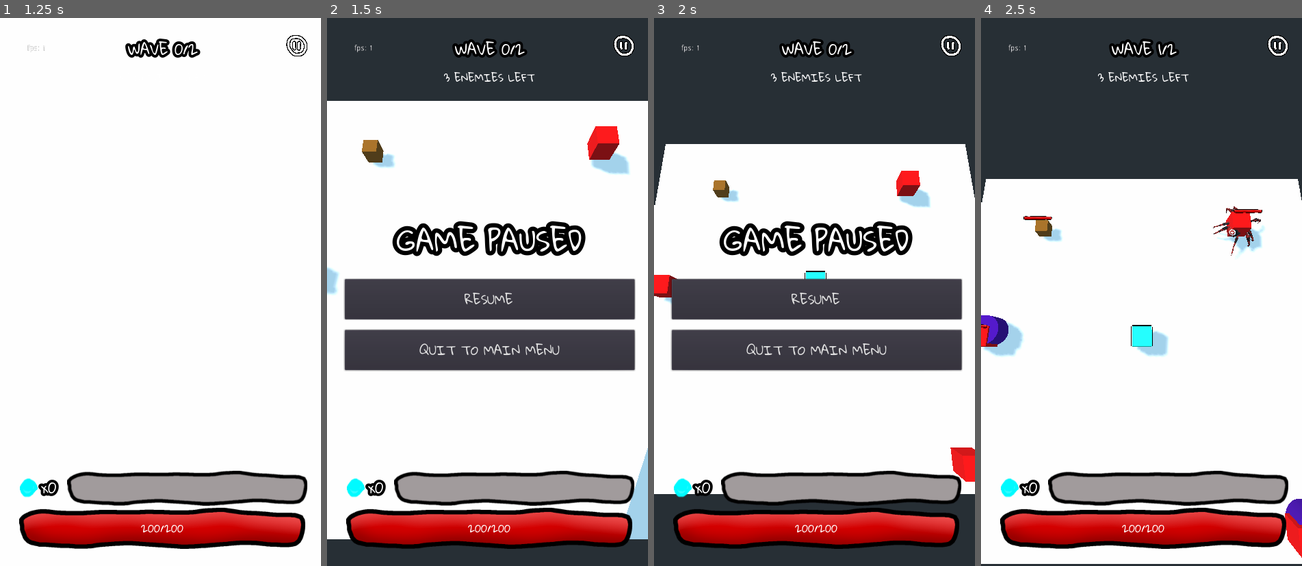
Above: before the commit, frames 1-4 (left to right).
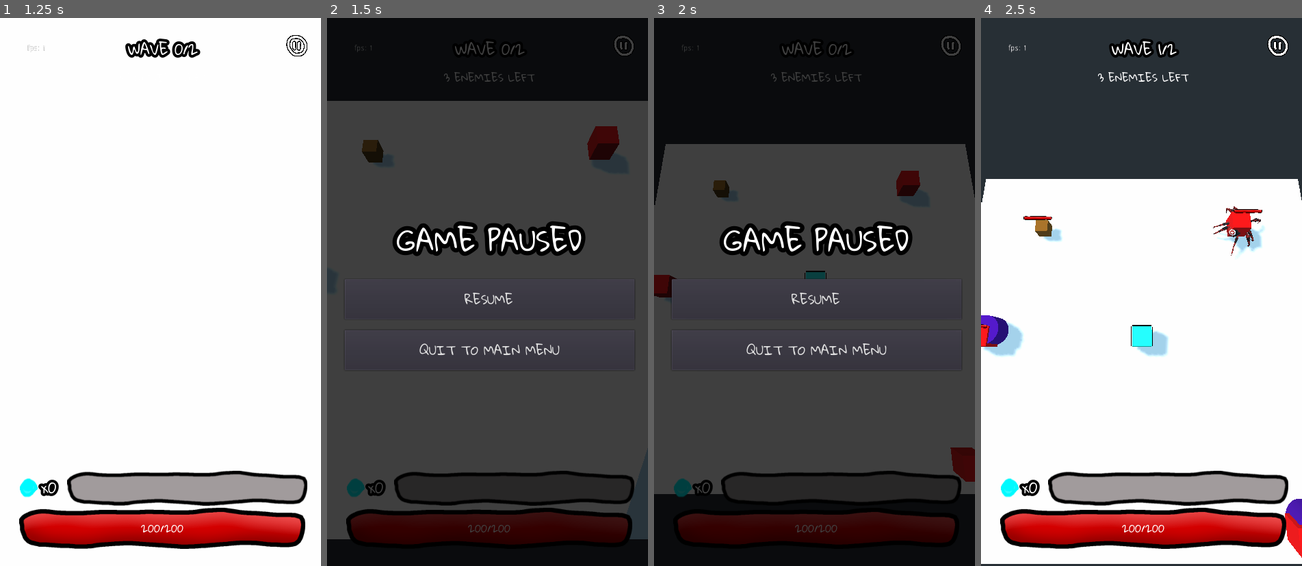
Above: after the commit, the same moments.

Repository: jeffsieu/coma-dash
Game: Godot game, scene res://Scene/Game.tscn
The game is run twice, just before and just after one commit, with the same random seed, the same clock (stepped at 60 frames per second) and the same inputs.
Inputs (mouse positions are in pixels of both pictures, inside the frame that each line leads up to):
- Up to frame 1 (1.25 s): click "PLAY" at 0.5 s
- Up to frame 2 (1.5 s): click (625, 45) at 1.25 s
- Up to frame 3 (2 s): no input
- Up to frame 4 (2.5 s): click "RESUME" at 2 s

Frame 1 is identical in both runs. In frame 2, 81% of the frame differs, in the area x 0-100%, y 0-100%; in frame 3, 81%; in frame 4, nothing differs.

Commit message:
Darken PauseMenu background`

Diff:
--- a/GUI/LevelGUI.tscn
+++ b/GUI/LevelGUI.tscn
@@ -19,23 +19,29 @@
 pause_mode = 2
 anchor_right = 1.0
 anchor_bottom = 1.0
-margin_left = 32.0
-margin_top = 32.0
-margin_right = -32.0
-margin_bottom = -32.0
 script = ExtResource( 6 )
 __meta__ = {
 "_edit_use_anchors_": false
 }
 
-[node name="VBoxContainer" type="VBoxContainer" parent="LevelGUI"]
-margin_right = 543.0
-margin_bottom = 960.0
+[node name="MarginContainer" type="MarginContainer" parent="LevelGUI"]
+margin_right = 607.0
+margin_bottom = 1024.0
+custom_constants/margin_right = 32
+custom_constants/margin_top = 32
+custom_constants/margin_left = 32
+custom_constants/margin_bottom = 32
+
+[node name="VBoxContainer" type="VBoxContainer" parent="LevelGUI/MarginContainer"]
+margin_left = 32.0
+margin_top = 32.0
+margin_right = 575.0
+margin_bottom = 992.0
 __meta__ = {
 "_edit_use_anchors_": false
 }
 
-[node name="WaveCounter" type="Label" parent="LevelGUI/VBoxContainer"]
+[node name="WaveCounter" type="Label" parent="LevelGUI/MarginContainer/VBoxContainer"]
 margin_right = 543.0
 margin_bottom = 57.0
 custom_fonts/font = ExtResource( 5 )
@@ -45,7 +51,7 @@
 "_edit_use_anchors_": false
 }
 
-[node name="EnemiesLeft" type="Label" parent="LevelGUI/VBoxContainer"]
+[node name="EnemiesLeft" type="Label" parent="LevelGUI/MarginContainer/VBoxContainer"]
 margin_top = 61.0
 margin_right = 543.0
 margin_bottom = 810.0
@@ -54,20 +60,20 @@
 text = "ENEMIES LEFT"
 align = 1
 
-[node name="LootDisplay" type="MarginContainer" parent="LevelGUI/VBoxContainer"]
+[node name="LootDisplay" type="MarginContainer" parent="LevelGUI/MarginContainer/VBoxContainer"]
 margin_top = 814.0
 margin_right = 543.0
 margin_bottom = 879.0
 
-[node name="LootContainer" type="HBoxContainer" parent="LevelGUI/VBoxContainer/LootDisplay"]
+[node name="LootContainer" type="HBoxContainer" parent="LevelGUI/MarginContainer/VBoxContainer/LootDisplay"]
 margin_right = 543.0
 margin_bottom = 65.0
 
-[node name="CrystalDisplay" type="CenterContainer" parent="LevelGUI/VBoxContainer/LootDisplay/LootContainer"]
+[node name="CrystalDisplay" type="CenterContainer" parent="LevelGUI/MarginContainer/VBoxContainer/LootDisplay/LootContainer"]
 margin_right = 40.0
 margin_bottom = 65.0
 
-[node name="CrystalImage" type="TextureRect" parent="LevelGUI/VBoxContainer/LootDisplay/LootContainer/CrystalDisplay"]
+[node name="CrystalImage" type="TextureRect" parent="LevelGUI/MarginContainer/VBoxContainer/LootDisplay/LootContainer/CrystalDisplay"]
 margin_top = 12.0
 margin_right = 40.0
 margin_bottom = 52.0
@@ -75,7 +81,7 @@
 texture = ExtResource( 1 )
 expand = true
 
-[node name="CrystalCount" type="Label" parent="LevelGUI/VBoxContainer/LootDisplay/LootContainer"]
+[node name="CrystalCount" type="Label" parent="LevelGUI/MarginContainer/VBoxContainer/LootDisplay/LootContainer"]
 margin_left = 44.0
 margin_top = 4.0
 margin_right = 89.0
@@ -84,7 +90,7 @@
 custom_fonts/font = ExtResource( 5 )
 text = "x0"
 
-[node name="PlayerExpBar" type="TextureProgress" parent="LevelGUI/VBoxContainer/LootDisplay/LootContainer"]
+[node name="PlayerExpBar" type="TextureProgress" parent="LevelGUI/MarginContainer/VBoxContainer/LootDisplay/LootContainer"]
 margin_left = 93.0
 margin_right = 543.0
 margin_bottom = 65.0
@@ -92,9 +98,9 @@
 texture_under = ExtResource( 3 )
 texture_progress = ExtResource( 2 )
 
-[node name="Tween" type="Tween" parent="LevelGUI/VBoxContainer/LootDisplay/LootContainer/PlayerExpBar"]
+[node name="Tween" type="Tween" parent="LevelGUI/MarginContainer/VBoxContainer/LootDisplay/LootContainer/PlayerExpBar"]
 
-[node name="PlayerHealthBarContainer" type="CenterContainer" parent="LevelGUI/VBoxContainer"]
+[node name="PlayerHealthBarContainer" type="CenterContainer" parent="LevelGUI/MarginContainer/VBoxContainer"]
 margin_top = 883.0
 margin_right = 543.0
 margin_bottom = 960.0
@@ -102,7 +108,7 @@
 "_edit_use_anchors_": false
 }
 
-[node name="PlayerHealthBar" type="TextureProgress" parent="LevelGUI/VBoxContainer/PlayerHealthBarContainer"]
+[node name="PlayerHealthBar" type="TextureProgress" parent="LevelGUI/MarginContainer/VBoxContainer/PlayerHealthBarContainer"]
 margin_left = 3.0
 margin_right = 539.0
 margin_bottom = 77.0
@@ -114,9 +120,9 @@
 "_edit_use_anchors_": false
 }
 
-[node name="Tween" type="Tween" parent="LevelGUI/VBoxContainer/PlayerHealthBarContainer/PlayerHealthBar"]
+[node name="Tween" type="Tween" parent="LevelGUI/MarginContainer/VBoxContainer/PlayerHealthBarContainer/PlayerHealthBar"]
 
-[node name="CenterContainer" type="CenterContainer" parent="LevelGUI/VBoxContainer/PlayerHealthBarContainer"]
+[node name="CenterContainer" type="CenterContainer" parent="LevelGUI/MarginContainer/VBoxContainer/PlayerHealthBarContainer"]
 margin_left = 242.0
 margin_top = 18.0
 margin_right = 301.0
@@ -125,7 +131,7 @@
 "_edit_use_anchors_": false
 }
 
-[node name="HealthPoints" type="Label" parent="LevelGUI/VBoxContainer/PlayerHealthBarContainer/CenterContainer"]
+[node name="HealthPoints" type="Label" parent="LevelGUI/MarginContainer/VBoxContainer/PlayerHealthBarContainer/CenterContainer"]
 margin_right = 59.0
 margin_bottom = 41.0
 custom_fonts/font = ExtResource( 4 )
@@ -134,11 +140,13 @@
 "_edit_use_anchors_": false
 }
 
-[node name="Control" type="Control" parent="LevelGUI"]
-margin_right = 543.0
-margin_bottom = 960.0
+[node name="Control" type="Control" parent="LevelGUI/MarginContainer"]
+margin_left = 32.0
+margin_top = 32.0
+margin_right = 575.0
+margin_bottom = 992.0
 
-[node name="PauseButton" type="TextureButton" parent="LevelGUI/Control"]
+[node name="PauseButton" type="TextureButton" parent="LevelGUI/MarginContainer/Control"]
 anchor_left = 1.0
 anchor_right = 1.0
 margin_left = -40.0
@@ -151,7 +159,12 @@
 
 [node name="PauseMenu" parent="LevelGUI" instance=ExtResource( 10 )]
 visible = false
+anchor_right = 0.0
+anchor_bottom = 0.0
+margin_right = 607.0
+margin_bottom = 1024.0
 
 [node name="ClearedMenu" parent="LevelGUI" instance=ExtResource( 11 )]
 visible = false
-margin_right = 543.0
+margin_right = 607.0
+margin_bottom = 1024.0
--- a/GUI/PauseMenu.tscn
+++ b/GUI/PauseMenu.tscn
@@ -1,41 +1,61 @@
-[gd_scene load_steps=3 format=2]
+[gd_scene load_steps=4 format=2]
 
 [ext_resource path="res://GUI/Title.tres" type="DynamicFont" id=1]
 [ext_resource path="res://GUI/Button.tres" type="DynamicFont" id=2]
 
+[sub_resource type="Theme" id=1]
+
 [node name="PauseMenu" type="MarginContainer"]
-margin_right = 543.0
-margin_bottom = 960.0
+pause_mode = 2
+anchor_right = 1.0
+anchor_bottom = 1.0
+theme = SubResource( 1 )
 __meta__ = {
 "_edit_use_anchors_": false
 }
 
-[node name="VBoxContainer" type="VBoxContainer" parent="."]
-margin_right = 543.0
-margin_bottom = 960.0
+[node name="ColorRect" type="ColorRect" parent="."]
+margin_right = 600.0
+margin_bottom = 1024.0
+mouse_filter = 2
+color = Color( 0, 0, 0, 0.74902 )
+
+[node name="MarginContainer" type="MarginContainer" parent="."]
+margin_right = 600.0
+margin_bottom = 1024.0
+custom_constants/margin_right = 32
+custom_constants/margin_top = 32
+custom_constants/margin_left = 32
+custom_constants/margin_bottom = 32
+
+[node name="VBoxContainer" type="VBoxContainer" parent="MarginContainer"]
+margin_left = 32.0
+margin_top = 32.0
+margin_right = 568.0
+margin_bottom = 992.0
 custom_constants/separation = 20
 alignment = 1
 
-[node name="PauseTitle" type="Label" parent="VBoxContainer"]
+[node name="PauseTitle" type="Label" parent="MarginContainer/VBoxContainer"]
 margin_top = 332.0
-margin_right = 543.0
+margin_right = 536.0
 margin_bottom = 437.0
 custom_fonts/font = ExtResource( 1 )
 text = "GAME PAUSED"
 align = 1
 uppercase = true
 
-[node name="ResumeButton" type="Button" parent="VBoxContainer"]
+[node name="ResumeButton" type="Button" parent="MarginContainer/VBoxContainer"]
 margin_top = 457.0
-margin_right = 543.0
+margin_right = 536.0
 margin_bottom = 532.0
 rect_min_size = Vector2( 0, 75 )
 custom_fonts/font = ExtResource( 2 )
 text = "RESUME"
 
-[node name="QuitButton" type="Button" parent="VBoxContainer"]
+[node name="QuitButton" type="Button" parent="MarginContainer/VBoxContainer"]
 margin_top = 552.0
-margin_right = 543.0
+margin_right = 536.0
 margin_bottom = 627.0
 rect_min_size = Vector2( 0, 75 )
 custom_fonts/font = ExtResource( 2 )
